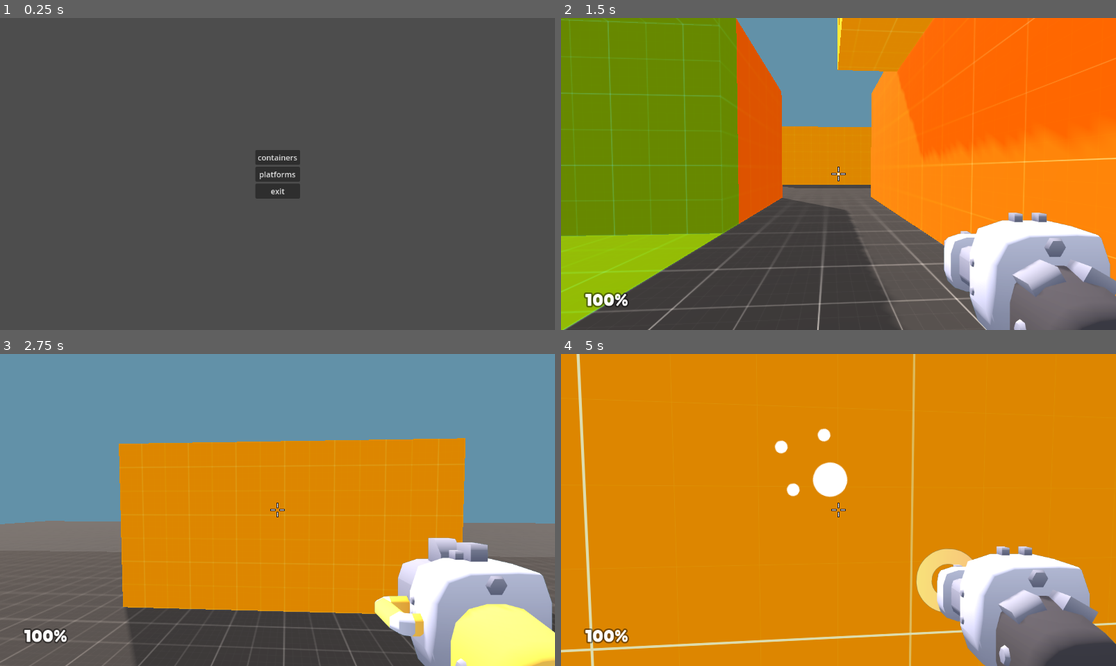
Above: before the commit, frames 1-4 (two rows, left to right).
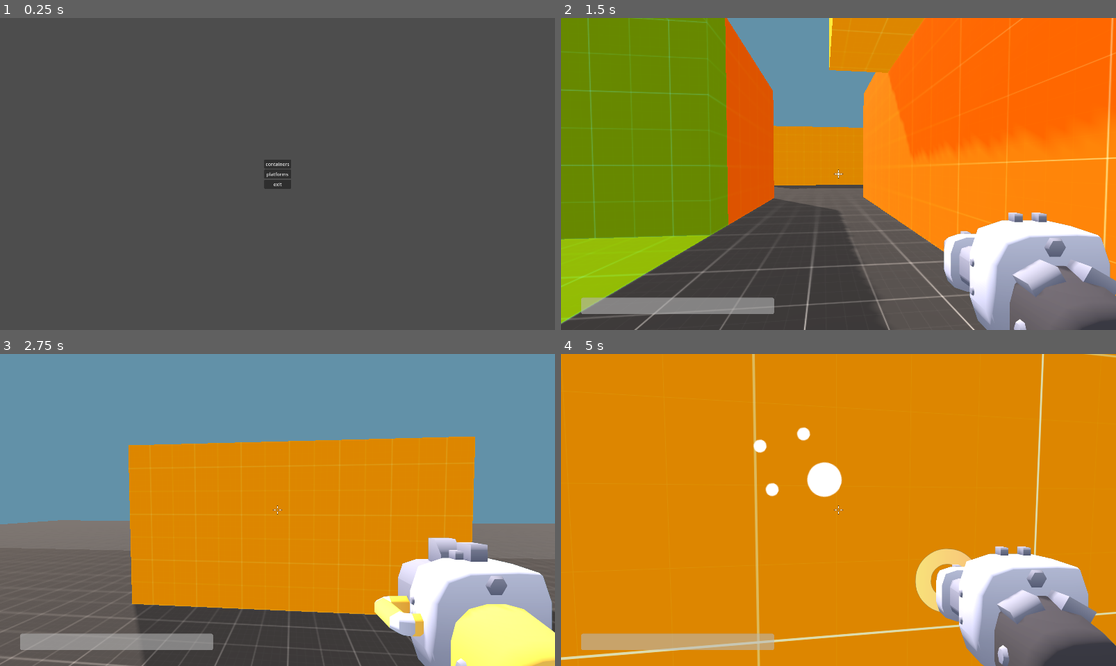
Above: after the commit, the same moments.

Repository: marcospb19/firestone
Game: Godot game, scene res://src/scenes/ui/main_menu.tscn
The game is run twice, just before and just after one commit, with the same random seed, the same clock (stepped at 60 frames per second) and the same inputs.
Inputs (mouse positions are in pixels of both pictures, inside the frame that each line leads up to):
- Up to frame 1 (0.25 s): no input
- Up to frame 2 (1.5 s): click "containers" at 0.5 s; move the mouse to (866, 174) at 1.27 s; press the mouse at (866, 174) at 1.28 s; hold W (move_forward) from 1.28 s (still down)
- Up to frame 3 (2.75 s): keep holding W (move_forward); tap Space (jump) at 1.52, 2.27 s; move the mouse to (249, 510) at 2.02 s; release the mouse at (249, 510) at 2.03 s; tap Q (weapon_toggle) at 2.1 s
- Up to frame 4 (5 s): keep holding W (move_forward); move the mouse to (849, 503) at 2.77 s; press the mouse at (849, 503) at 2.78 s; move the mouse to (832, 516) at 3.52 s; release the mouse at (832, 516) at 3.53 s; tap Q (weapon_toggle) at 3.6 s; tap Space (jump) at 3.77, 4.52 s; move the mouse to (877, 513) at 4.27 s; press the mouse at (877, 513) at 4.28 s

The runs differ from the first frame. In frame 1, 0.9% of the frame differs, in the area x 46-55%, y 42-58%; in frame 2, 10%, in the area x 0-100%, y 0-100%; in frame 3, 4.9%; in frame 4, 6.0%.

Commit message:
add health bar

Diff:
--- a/project.godot
+++ b/project.godot
@@ -36,6 +36,8 @@
 
 [display]
 
+window/size/viewport_width=1920
+window/size/viewport_height=1080
 window/vsync/vsync_mode=0
 
 [editor]
--- a/src/scenes/entities/player.tscn
+++ b/src/scenes/entities/player.tscn
@@ -45,7 +45,7 @@
 transparent_bg = true
 handle_input_locally = false
 msaa_3d = 1
-size = Vector2i(1152, 648)
+size = Vector2i(1920, 1080)
 render_target_update_mode = 4
 
 [node name="CameraItem" type="Camera3D" parent="Head/Camera/ViewportContainer/WeaponView"]
--- a/src/scenes/ui/in_game_ui.tscn
+++ b/src/scenes/ui/in_game_ui.tscn
@@ -1,15 +1,9 @@
-[gd_scene load_steps=6 format=3 uid="uid://bsx1usq366uih"]
+[gd_scene load_steps=5 format=3 uid="uid://bsx1usq366uih"]
 
 [ext_resource type="Script" path="res://src/scripts/in_game_ui.gd" id="1_qk8jy"]
-[ext_resource type="FontFile" uid="uid://biqtga8moh7ah" path="res://assets/fonts/lilita_one_regular.ttf" id="2_jxnfd"]
 [ext_resource type="Script" path="res://src/scripts/gameplay_hud.gd" id="2_oqh4n"]
+[ext_resource type="Script" path="res://src/scenes/ui/Health.gd" id="3_4eq6a"]
 [ext_resource type="Script" path="res://src/scripts/options_menu.gd" id="4_6mikp"]
-
-[sub_resource type="LabelSettings" id="LabelSettings_fpmwk"]
-font = ExtResource("2_jxnfd")
-font_size = 36
-outline_size = 12
-outline_color = Color(0, 0, 0, 0.470588)
 
 [node name="InGameUI" type="CanvasLayer"]
 script = ExtResource("1_qk8jy")
@@ -40,21 +34,21 @@
 size_flags_horizontal = 4
 size_flags_vertical = 4
 
-[node name="Health" type="Label" parent="GameplayHUD"]
+[node name="Health" type="ProgressBar" parent="GameplayHUD"]
 layout_mode = 1
 anchors_preset = 2
 anchor_top = 1.0
 anchor_bottom = 1.0
-offset_left = 50.0
-offset_top = -87.0
-offset_right = 140.0
-offset_bottom = -42.0
+offset_left = 70.0
+offset_top = -112.0
+offset_right = 737.0
+offset_bottom = -55.0
 grow_vertical = 0
 size_flags_horizontal = 0
 size_flags_vertical = 8
-text = "100%"
-label_settings = SubResource("LabelSettings_fpmwk")
-vertical_alignment = 2
+value = 100.0
+show_percentage = false
+script = ExtResource("3_4eq6a")
 
 [node name="Crosshair" type="TextureRect" parent="GameplayHUD"]
 layout_mode = 1
@@ -94,9 +88,9 @@
 anchor_top = 0.5
 anchor_right = 0.5
 anchor_bottom = 0.5
-offset_left = -46.5
+offset_left = -71.0
 offset_top = -33.0
-offset_right = 46.5
+offset_right = 71.0
 offset_bottom = 33.0
 grow_horizontal = 2
 grow_vertical = 2
--- a/src/scripts/gameplay_hud.gd
+++ b/src/scripts/gameplay_hud.gd
@@ -1,6 +1,6 @@
 extends Control
 
-@onready var health: Label = $Health
+@onready var health: ProgressBar = $Health
 @onready var crosshair: TextureRect = $Crosshair
 @onready var hitmarker: TextureRect = $Hitmarker
 
@@ -8,7 +8,7 @@
 
 
 func update_health(value: int):
-	health.text = str(value) + "%"
+	health.update_health(value)
 
 
 func switch_weapon(weapon: Weapon):
